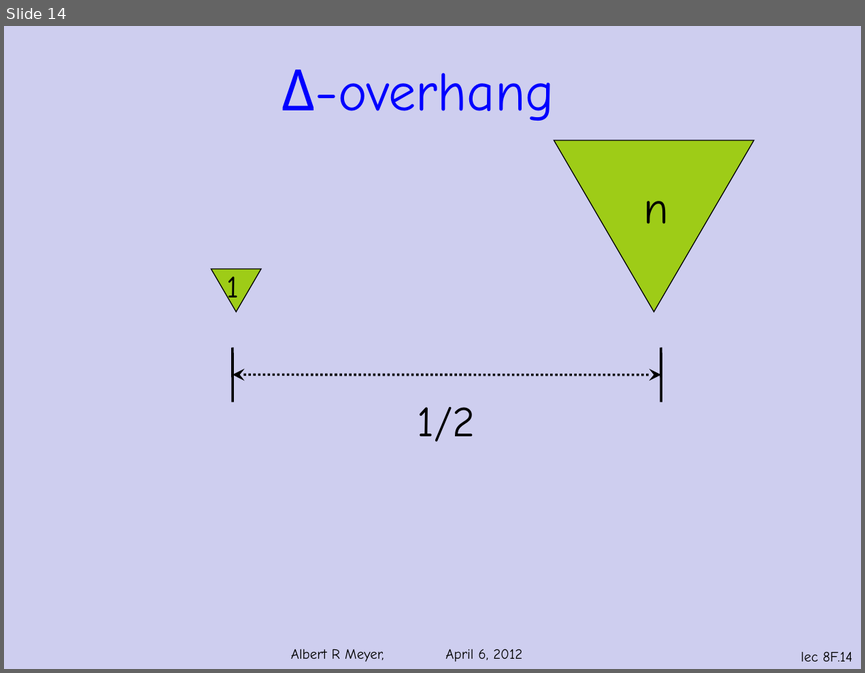
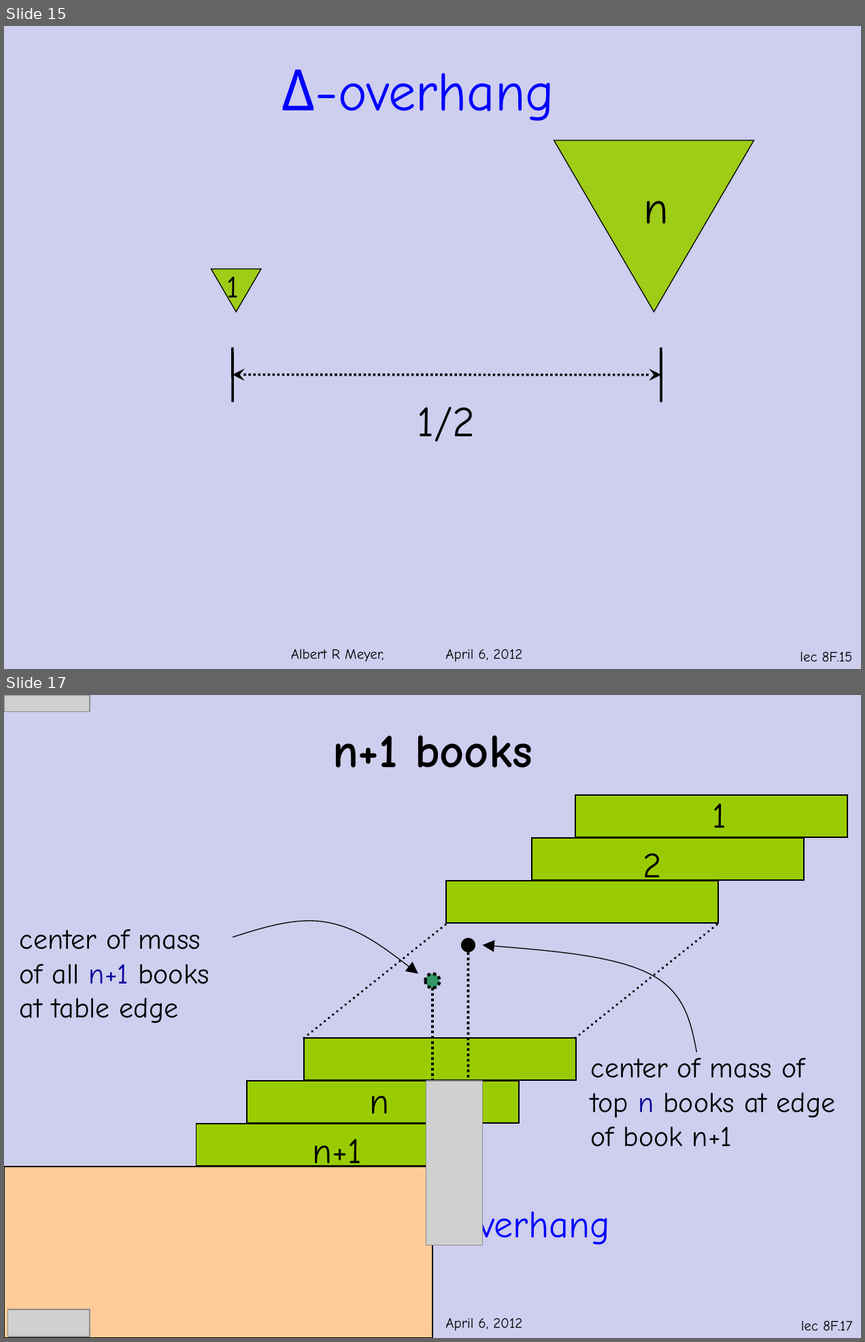
Before and after one commit to armeyer/mcs_web, a slide deck: spring12/slidesS12/book-stacking.pptx. Shown one above the other, each under a label of ours: slide 14 before the commit, slides 15 and 17 after it; the slides between them are not shown. The pictures are 865x673 and 865x1342 pixels, drawn with LibreOffice and Linux fonts; fonts in the diff are those of the drawing; grey boxes stand for pictures; background and template pictures are left out. Boxes give left, top, right and bottom in pixels: in the first picture for what was removed or moved away, otherwise in the second. Text is boxed around its words. In the diff, an @@ line names an element or a change of style, - is before the commit and + after.

```diff
--- a/spring12/slidesS12/book-stacking.pptx
+++ b/spring12/slidesS12/book-stacking.pptx
@@ slide 17 added at [4, 695, 861, 1338], background #CECEEF; not listed: 2 template elements that a slide beside it also shows @@
@@ picture added at [4, 695, 90, 712] @@
@@ title added at [332, 735, 532, 768], 40 pt, text #000000, bold @@
+n+1 books
@@ rectangle added at [575, 795, 848, 837], fill #99CC00, outline #000000 0.75 pt @@
@@ text added at [712, 803, 726, 838], 30 pt, text #000000 @@
+1
@@ rectangle added at [532, 838, 804, 880], fill #99CC00, outline #000000 0.75 pt @@
@@ text added at [643, 853, 662, 881], 30 pt, text #000000 @@
+2
@@ rectangle added at [446, 881, 719, 923], fill #99CC00, outline #000000 0.75 pt @@
@@ freeform shape added at [232, 916, 419, 974], outline #000000 0.75 pt @@
@@ text added at [20, 929, 209, 1023], 24 pt, text #000000 @@
+center of mass
+of all n+1 books
+at table edge
@@ line added from (304, 1038) to (447, 923), #000000 2.25 pt dashed @@
@@ ellipse added at [461, 938, 475, 952], fill #000000 @@
@@ line added from (575, 1038) to (718, 923), #000000 2.25 pt dashed @@
@@ arrow added from (468, 952) to (468, 1166), #000000 2.25 pt dashed @@
@@ freeform shape added at [482, 945, 696, 1052], outline #000000 0.75 pt @@
@@ ellipse added at [426, 974, 440, 988], fill #339966, outline #000000 2.5 pt dashed @@
@@ arrow added from (432, 988) to (432, 1202), #000000 2.25 pt dashed @@
@@ rectangle added at [304, 1038, 577, 1080], fill #99CC00, outline #000000 0.75 pt @@
@@ text added at [591, 1057, 836, 1147], 24 pt, text #000000 @@
+center of mass of top n books at edge of book n+1
@@ rectangle added at [247, 1081, 519, 1123], fill #99CC00, outline #000000 0.75 pt @@
@@ picture added at [426, 1081, 482, 1245] @@
@@ text added at [369, 1096, 389, 1124], 30 pt, text #000000 @@
+n
@@ rectangle added at [196, 1123, 468, 1166], fill #99CC00, outline #000000 0.75 pt @@
@@ text added at [312, 1138, 362, 1174], 30 pt, text #000000 @@
+n+1
@@ rectangle added at [4, 1166, 432, 1338], fill #FFCC99, outline #000000 0.75 pt @@
@@ text added at [459, 1204, 609, 1245], 32 pt, text #0000FF @@
+∆overhang
@@ picture added at [7, 1309, 90, 1337] @@
@@ what was slide 14 is now slide 15 @@
@@ page number at [800, 651, 853, 661]: text changed @@
-lec 8F.14
+lec 8F.15
```
Also in this commit, not shown: 6 slides changed, 1 other slide added, 2 other files.
